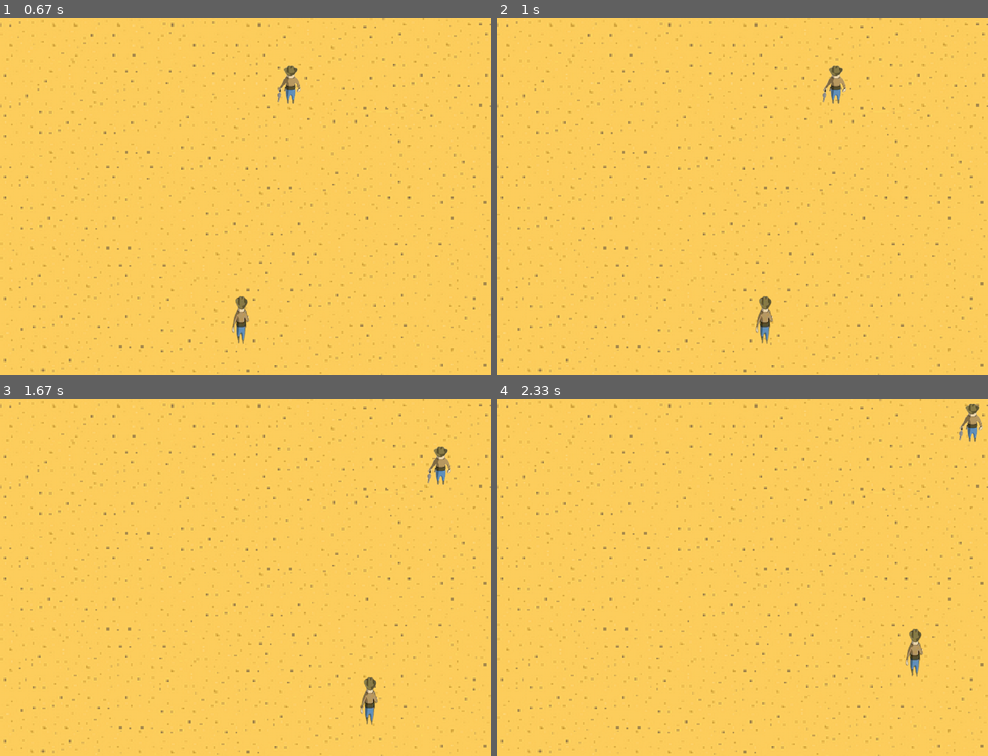
Above: before the commit, frames 1-4 (two rows, left to right).
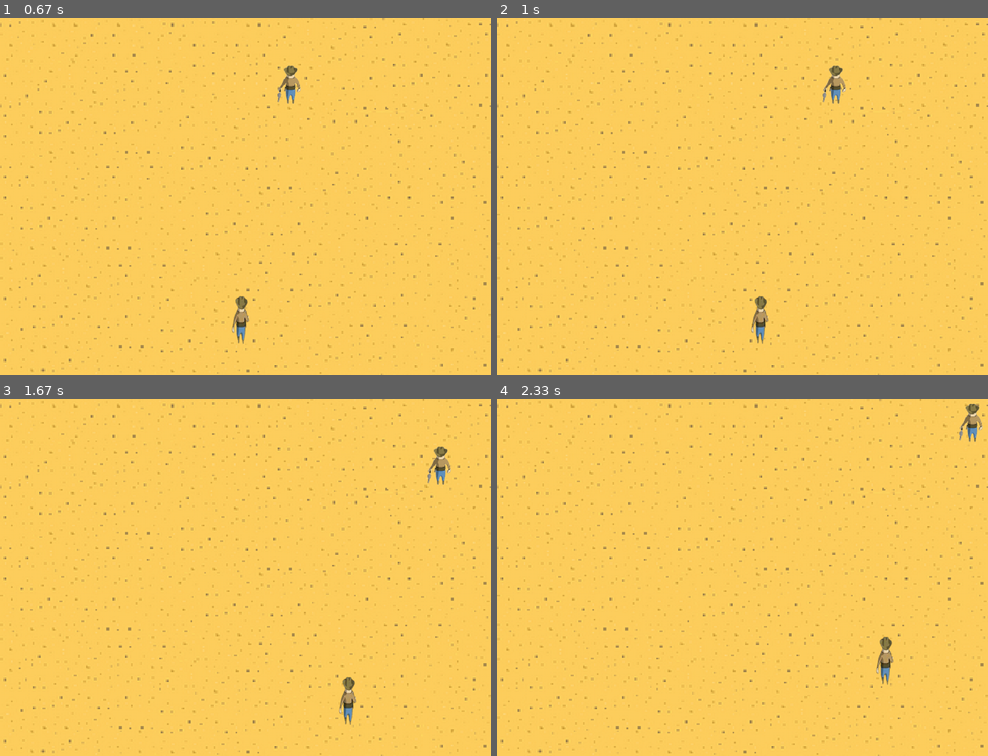
Above: after the commit, the same moments.

Repository: Ivailo2707/Pygame_Project_Cowboy
Game: pygame game, started from main.py
Same seed, same stepped clock (60 frames per second), same inputs: the game is played once before the commit and once after it.
Inputs:
- Up to frame 1 (0.67 s): hold Ctrl from 0.33 s (still down); hold Right from 0.33 s (still down)
- Up to frame 2 (1 s): release Ctrl at 0.8 s; release Right at 0.8 s; hold Right Ctrl from 0.83 s (still down); hold Right from 0.83 s (still down); hold D from 0.83 s (still down)
- Up to frame 3 (1.67 s): release Right Ctrl at 1.3 s; release Right at 1.3 s; release D at 1.3 s; hold Right from 1.33 s (still down); hold D from 1.33 s (still down)
- Up to frame 4 (2.33 s): release Right at 1.8 s; release D at 1.8 s; hold Up 1.83-2.13 s; hold W 1.83-2.13 s; hold Right from 2.17 s (still down); hold D from 2.17 s (still down)

Frame 1 is identical in both runs. In frame 2, 0.3% of the frame differs, in the area x 51-57%, y 77-92%; in frame 3, 0.6%; in frame 4, 0.6%, in the area x 77-87%, y 64-81%.

Commit message:
Bullets are created

Diff:
--- /dev/null
+++ b/Bullet_Controller.py
@@ -0,0 +1,32 @@
+import pygame
+import os
+from Player1 import Player1
+from Player2 import Player2
+
+PLAYER_1_IMAGE = pygame.image.load(os.path.join('Assets', 'Player_1.png'))
+PLAYER_2_IMAGE = pygame.image.load(os.path.join('Assets', 'Player_2.png'))
+WIDTH, HEIGHT = 1100, 800
+
+class Bullet_Controller:
+    def __init__(self):
+        self.__P1 = Player1(WIDTH/2 - 60, 600, 100, 160, PLAYER_1_IMAGE)
+        self.__P2 = Player2(WIDTH/2 - 60, 100, 80, 100, PLAYER_2_IMAGE)
+        self.__P1_bullets = []
+        self.__P2_bullets = []
+
+    def shoot(self, run):
+        for event in pygame.event.get():
+            if event.type == pygame.QUIT:
+                run = False
+                pygame.quit()
+
+            elif event.type == pygame.KEYDOWN:
+                if event.key == pygame.K_LCTRL and len(self.__P1_bullets) < 3:
+                    bullet = pygame.Rect(WIDTH/2 + 100, 648, 10, 5)
+                    self.__P1_bullets.append(bullet)
+
+                if event.key == pygame.K_RCTRL and len(self.__P2_bullets) < 3:
+                    bullet = pygame.Rect(WIDTH/2, 148, 10, 5)
+                    self.__P2_bullets.append(bullet)
+
+        print(self.__P1_bullets, self.__P2_bullets)
--- a/Player1.py
+++ b/Player1.py
@@ -5,14 +5,16 @@
 
 class Player1:
     def __init__(self, x, y, width, height, p1_image):
+        self.rect = pygame.Rect(x, y, width, height)
         self.__x = x
         self.__y = y
         self.__width = width
         self.__height = height
-        self.__VEL = 6
+        self.__VEL = 5
         self.__p1_image = p1_image
         self.__health = 10
-        self.__bullets = []
+        self.bullets = []
+        self.__SILVER = (192, 192, 192)
 
     def draw(self, window):
         player_image = pygame.transform.scale(self.__p1_image, (self.__width, self.__height))
@@ -28,9 +30,3 @@
             self.__y += self.__VEL
         if keys_pressed [pygame.K_d] and self.__x + self.__VEL < 1030:
             self.__x += self.__VEL
-    def shoot(self):
-        keys_pressed = pygame.key.get_pressed()
-        if keys_pressed [pygame.K_LCTRL] and len(self.__bullets) < 3:
-            bullet = pygame.Rect(self.__x + self.__width, self.__y + self.__height/2 - 2, 10, 5 )
-            self.__bullets.append(bullet)
-        print(self.__bullets)
--- a/Player2.py
+++ b/Player2.py
@@ -5,12 +5,14 @@
 
 class Player2:
     def __init__(self, x, y, width, height, p2_image):
+        self.rect = pygame.Rect(x, y, width, height)
         self.__x = x
         self.__y = y
         self.__width = width
         self.__height = height
         self.__VEL = 6
         self.__p2_image = p2_image
+        self.bullets = []
         self.__health = 10
 
     def draw(self, window):
--- a/main.py
+++ b/main.py
@@ -2,6 +2,7 @@
 import os
 from Player1 import Player1
 from Player2 import Player2
+from Bullet_Controller import Bullet_Controller
 
 WIDTH, HEIGHT = 1100, 800
 WIN = pygame.display.set_mode((WIDTH, HEIGHT))
@@ -17,24 +18,20 @@
 
 DESERT = pygame.transform.scale(pygame.image.load(os.path.join('Assets', 'Desert.png')), (WIDTH, HEIGHT))
 
-
-
 def draw_window():
     WIN.blit(DESERT, (0, 0))
     P1.draw(WIN)
     P2.draw(WIN)
     pygame.display.update()
 
+
 def main():
     run = True
     clock = pygame.time.Clock()
+    BuCtrl = Bullet_Controller()
     while(run):
         clock.tick(FPS)
-        for event in pygame.event.get():
-            if event.type == pygame.QUIT:
-                run = False
-                pygame.quit()
-        P1.shoot()
+        BuCtrl.shoot(run)
         P1.handle_movement()
         P2.handle_movement()
         draw_window()
--- a/tempCodeRunnerFile.py
+++ b/tempCodeRunnerFile.py
@@ -1,2 +1 @@
-
-FPS = 60
+BuCtrl = Bullet_Controller()
--- /dev/null
+++ b/test.py
@@ -0,0 +1,30 @@
+import pygame
+
+class Game:
+    def __init__(self):
+        pygame.init()
+        self.screen = pygame.display.set_mode((800, 600))
+        self.running = False
+
+    def handle_events(self):
+        for event in pygame.event.get():
+            if event.type == pygame.QUIT:
+                self.running = False
+            elif event.type == pygame.KEYDOWN:
+                if event.key == pygame.K_ESCAPE:
+                    self.running = False
+                elif event.key == pygame.K_SPACE:
+                    print("Space key pressed")
+
+    def run(self):
+        self.running = True
+        while self.running:
+            self.handle_events()
+            # Update game logic
+            # Draw game graphics
+            pygame.display.flip()
+
+        pygame.quit()
+
+game = Game()
+game.run()
Binary file removed: Assets/bullet.png
